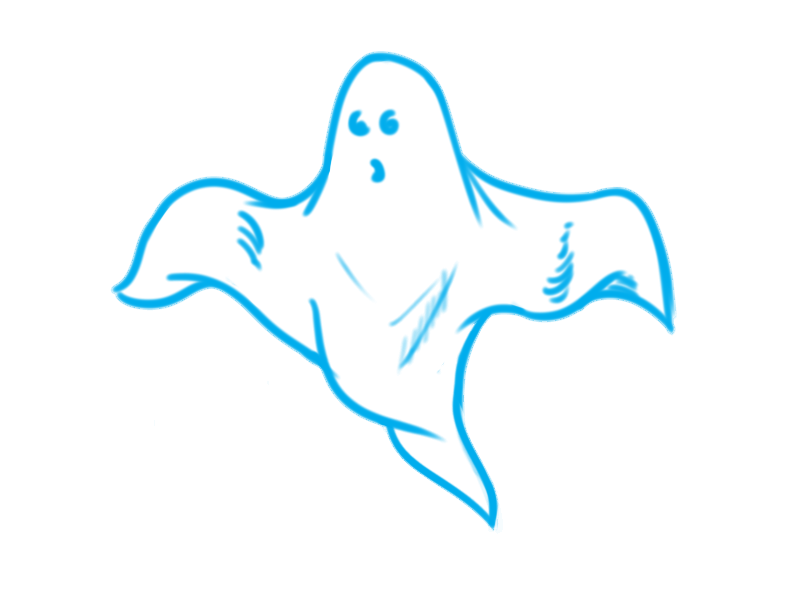
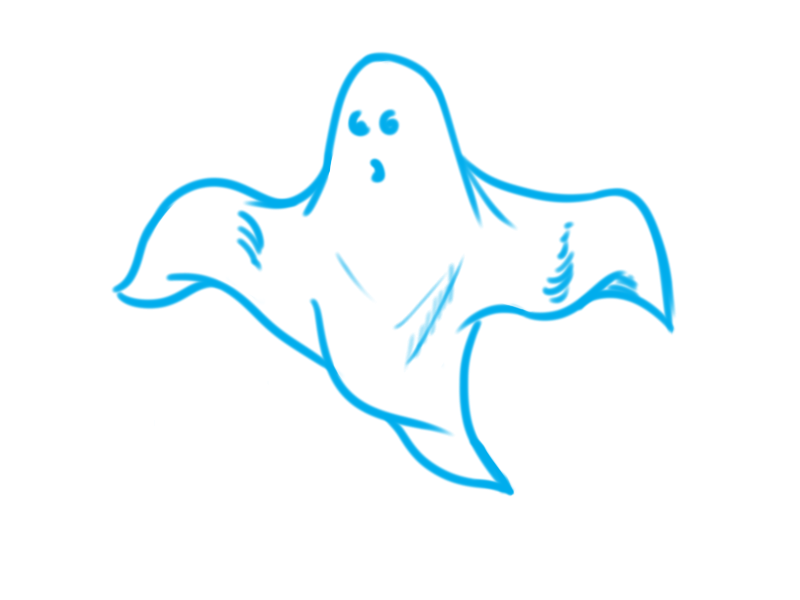
The second (800, 600) image is a revision of the first. Changes to its layers:
hid group "Group 10" (1 layers) over [110, 51, 677, 534]
hid "Layer 1 copy 5" over [110, 51, 677, 534]
showed group "Group 11" (1 layers) over [110, 51, 677, 497]
showed "Layer 1" over [110, 51, 677, 497]
